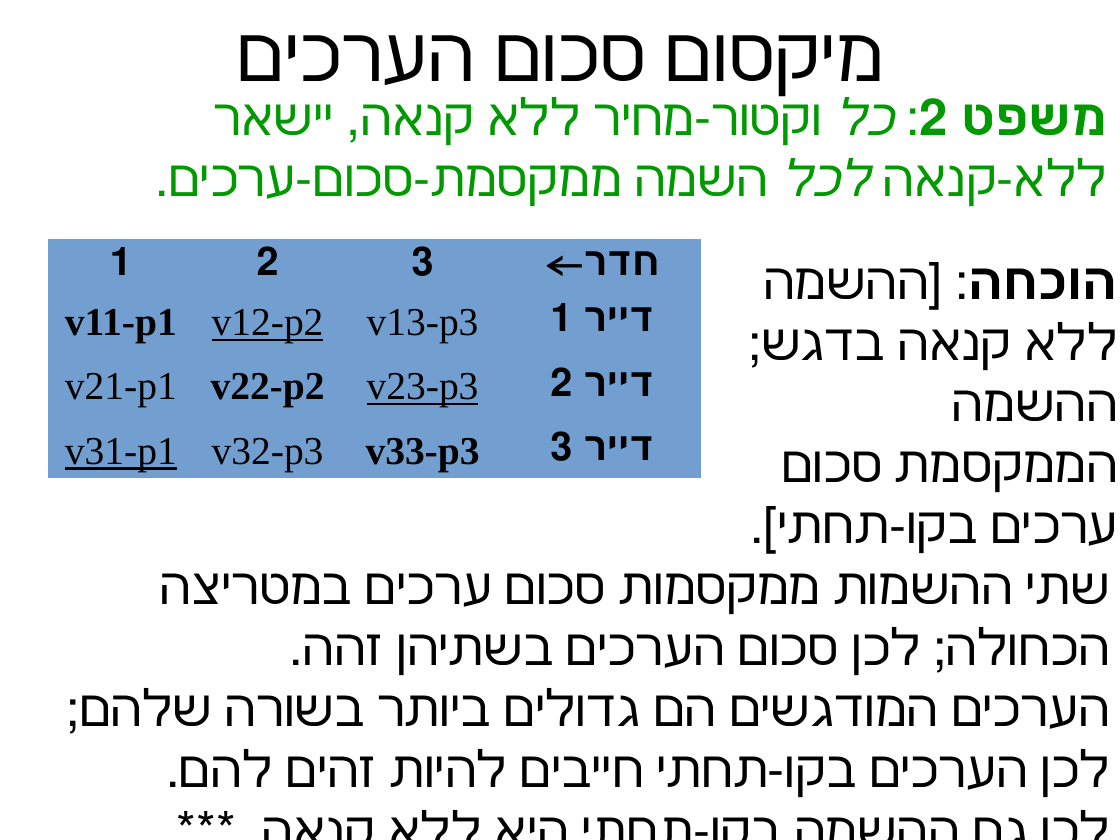
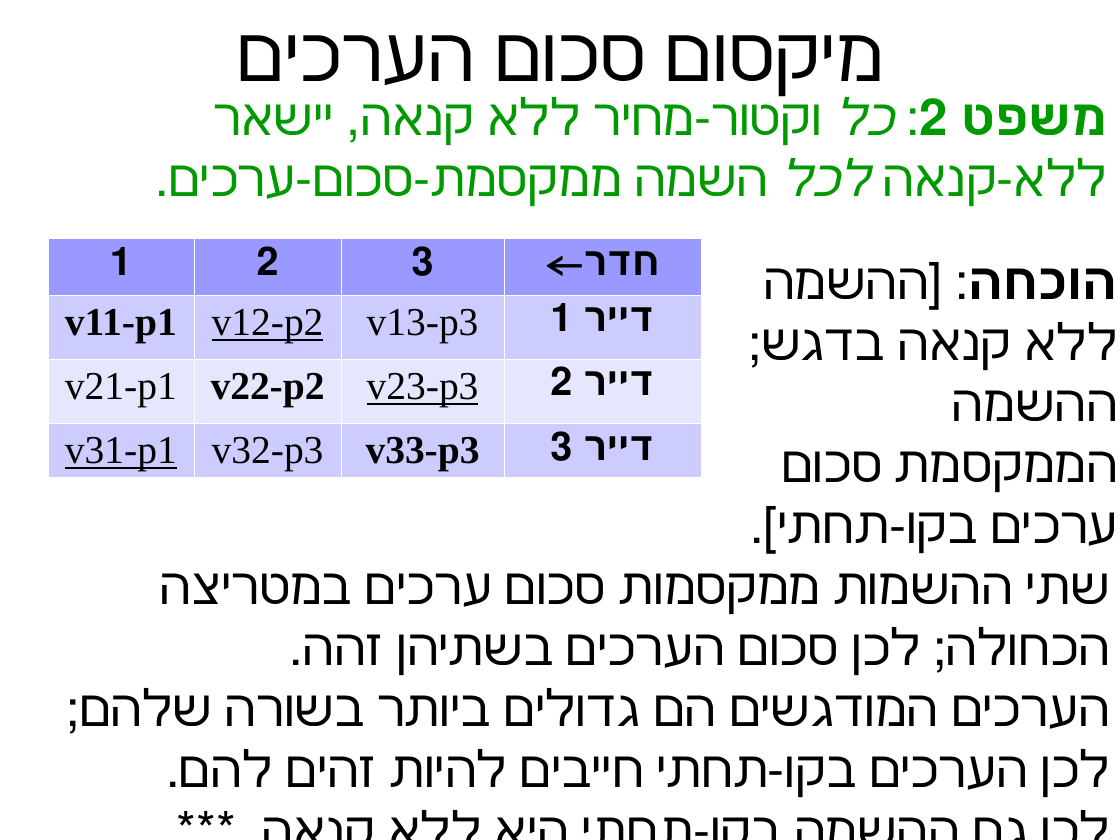
Before and after one commit to erelsgl-at-ariel/algorithms-5782, a slide deck: slide 18 of 03-rental-harmony/slides-1-rent.odp. Drawn at 1120x840 pixels with LibreOffice and Linux fonts; fonts in the diff are those of the drawing. Boxes give left, top, right and bottom in pixels: in the first picture for what was removed or moved away, otherwise in the second. Text is boxed around its words. In the diff, an @@ line names an element or a change of style, - is before the commit and + after.

```diff
--- a/03-rental-harmony/slides-1-rent.odp
+++ b/03-rental-harmony/slides-1-rent.odp
@@ table at box(48, 239, 701, 479) @@
@@ fill #729FCF to #9999FF in row 1 @@
@@ fill #729FCF to #CCCCFF in 8 cells @@
@@ fill #729FCF to #E6E6FF in row 3 @@
@@ borders changed @@
```
Also in this commit, not shown: 8 other slides changed, 8 other files.
